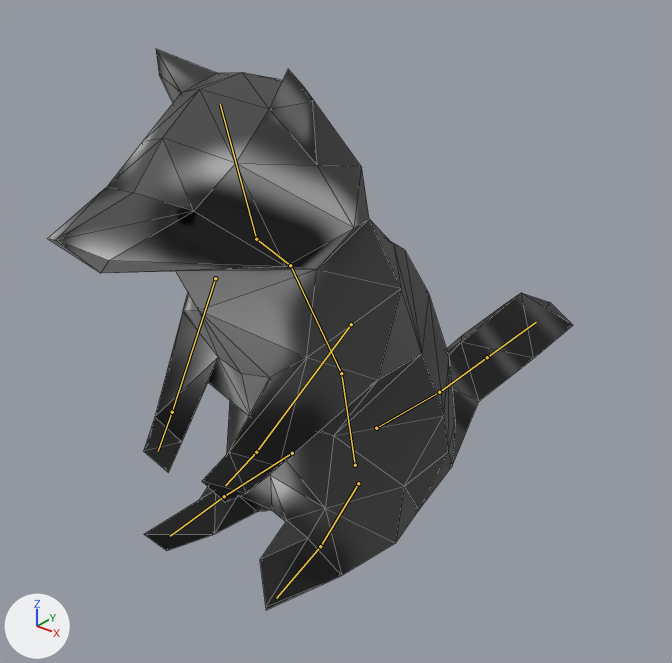
The Blender file Assets/Art/m_raccoon.blend as it was, and as the next commit left it.
Rendered twice from a camera (50 mm lens) standing at (4.08, -5.37, 4.55) and looking at (-0.36, 0.18, 1.11). Every picture has the same lights, and +X, +Y and +Z are marked at lower left. The bones that bend it are drawn over the model as lines. Mesh edges are drawn as thin lines.

The first picture shows 'raccoon'.
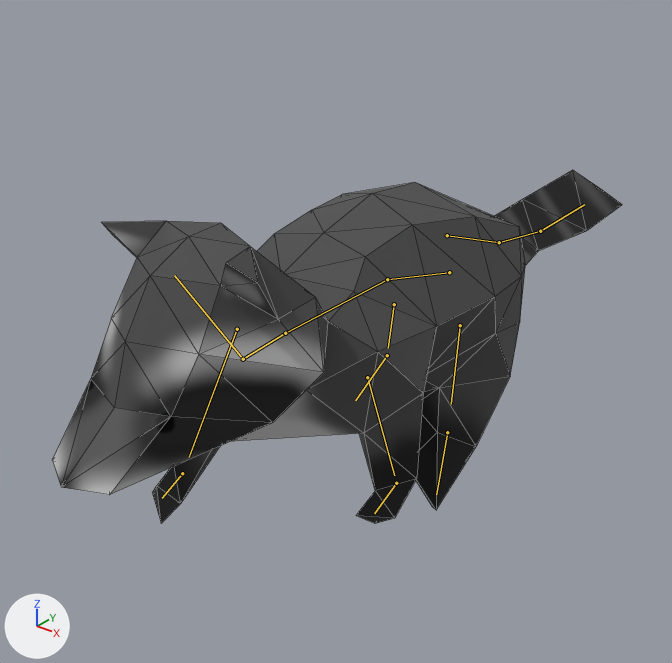
The newer file adds an action. The first version stands in its rest pose; the second is drawn at frame 10 of the action 'walk'.

What the commit changed:
Bone 'hips' (bone_hips) moves from (0.0, 0.0, 0.0) to (0.0, 1.06, -1.61).
Bone 'hips' (bone_hips) turns from (0, 0, 0) to (64, 0, 0) degrees about its own x, y and z.
Bone 'spine' (bone_spine) turns from (0, 0, 0) to (2, 0, 0) degrees about its own x, y and z.
Bone 'neck' (bone_neck) turns from (0, 0, 0) to (18, 0, 0) degrees about its own x, y and z.
Bone 'head' (bone_head) turns from (0, 0, 0) to (27, 0, 0) degrees about its own x, y and z.
Bone 'tail.root' (bone_tail_root) turns from (0, 0, 0) to (79, 0, 0) degrees about its own x, y and z.
Bone 'tail.mid' (bone_tail_mid) turns from (0, 0, 0) to (5, 0, 0) degrees about its own x, y and z.
Bone 'tail.end' (bone_tail_end) turns from (0, 0, 0) to (10, 0, 0) degrees about its own x, y and z.
Bone 'IK.arm.L' (bone_ik_arm_l) moves from (0.0, 0.0, 0.0) to (0.26, 1.43, 0.56).
Bone 'IK.arm.L' (bone_ik_arm_l) turns from (0, 0, 0) to (13, 0, 0) degrees about its own x, y and z.
Bone 'IK.leg.L' (bone_ik_leg_l) moves from (0.0, 0.0, 0.0) to (0.11, 1.55, 0.28).
Bone 'IK.leg.L' (bone_ik_leg_l) turns from (0, 0, 0) to (27, -7, 13) degrees about its own x, y and z.
Bone 'IK.arm.R' (bone_ik_arm_r) moves from (0.0, 0.0, 0.0) to (-0.14, 0.64, -0.25).
Bone 'IK.arm.R' (bone_ik_arm_r) turns from (0, 0, 0) to (-34, 0, 0) degrees about its own x, y and z.
Bone 'IK.leg.R' (bone_ik_leg_r) moves from (0.0, 0.0, 0.0) to (-0.11, 2.4, 0.28).
Bone 'IK.leg.R' (bone_ik_leg_r) turns from (0, 0, 0) to (49, 11, -9) degrees about its own x, y and z.

Where the change shows, as pixel boxes (x1, y1, x2, y2) in the pictures (672 x 663 px):
'raccoon', posed (8% wider, 37% shorter)
    before: (48, 49, 573, 610)
    after: (53, 170, 622, 523)
bone 'hips', root to tip
    before: (355, 465) to (341, 373)
    after: (449, 272) to (387, 279)
bone 'spine', root to tip
    before: (341, 373) to (290, 265)
    after: (387, 279) to (285, 333)
bone 'neck', root to tip
    before: (290, 265) to (256, 239)
    after: (285, 333) to (243, 359)
bone 'head', root to tip
    before: (256, 239) to (220, 104)
    after: (243, 359) to (174, 275)
bone 'tail.root', root to tip
    before: (376, 428) to (439, 392)
    after: (447, 235) to (499, 242)
bone 'tail.mid', root to tip
    before: (439, 392) to (487, 357)
    after: (499, 242) to (540, 231)
bone 'tail.end', root to tip
    before: (487, 357) to (536, 322)
    after: (540, 231) to (584, 204)
